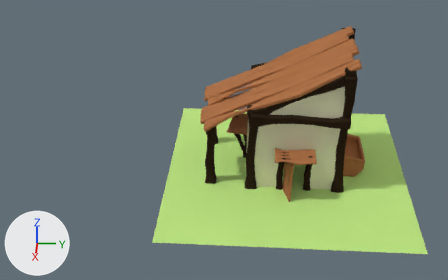
The Blender file Assets/Art Assets/Hung's Blender Projects no touchy/House2Import.blend, before and after one commit.
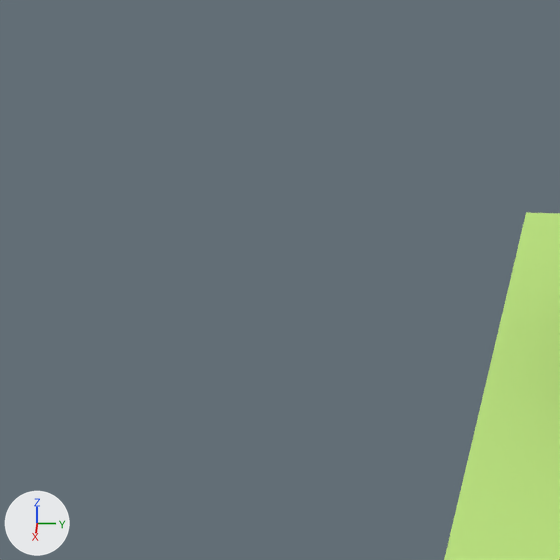
Old and new are each drawn whole from a 50 mm camera at (43.35, 6.18, 27.0) aimed at (1.94, 3.59, 0.47) and again close up on the part from 0% to 44% of the width and 12% to 82% of the height. Lighting does not change. The marker at lower left points along +X, +Y and +Z.

The scene before the commit, as lines of its bpy script (objects in view):
```python
me_plane = bpy.data.meshes.new('Plane')
me_plane.from_pydata([(-1.0, -1.0, 0.0), (1.0, -1.0, 0.0), (-1.0, 1.0, 0.0), (1.0, 1.0, 0.0)], [], [(0, 1, 3, 2)])
me_plane.materials.append(mat_floor)  # green #bfe781
ob_plane = bpy.data.objects.new('Plane', me_plane)
ob_plane.location = (0.94, 8.64, -2.83)
ob_plane.scale = (9.61, 9.61, 9.61)
```
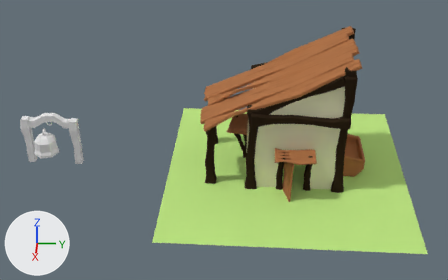
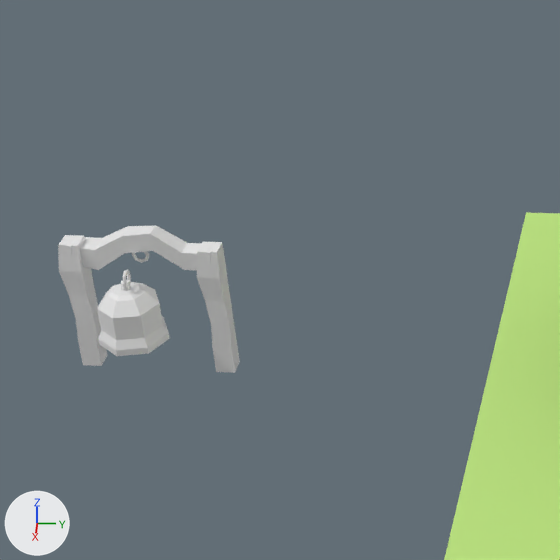
What differs and where, as boxes [x1, y1, x2, y2] in the close-ups (560 x 560 px):
'Cylinder', added: after [97, 280, 170, 356]
'Cube.001', added: after [197, 242, 240, 373]
'Cube', added: after [58, 235, 107, 366]
'Cube.002', added: after [80, 225, 202, 270]
'Torus.001', added: after [122, 270, 131, 287]
'Torus', added: after [132, 251, 149, 263]

The change, as a diff of the scene's bpy script:
```diff
--- a/Assets/Art Assets/Hung's Blender Projects no touchy/House2Import.blend.py
+++ b/Assets/Art Assets/Hung's Blender Projects no touchy/House2Import.blend.py
@@ me_torus_001 @@
+me_torus_001.from_pydata(...)  # 48 vertices, 48 faces; spans x -1.25..1.25, y -1.25..1.25, z -0.22..0.22
@@ me_cube_044 @@
+me_cube_044.from_pydata(...)  # 29 vertices, 27 faces; spans x -0.34..0.34, y -6.37..-5.1, z -0.28..3.84
@@ me_cube_043 @@
+me_cube_043.from_pydata(...)  # 29 vertices, 27 faces; spans x -0.34..0.34, y -6.37..-5.62, z -0.28..3.84
@@ me_cylinder @@
+me_cylinder.from_pydata(...)  # 70 vertices, 65 faces; spans x -0.97..0.97, y -0.9..1.0, z -1.0..0.86
@@ ob_torus_001 @@
+ob_torus_001 = bpy.data.objects.new('Torus.001', me_torus_001)
+ob_torus_001.location = (2.12, -10.77, 0.84)
+ob_torus_001.rotation_euler = (0.0, -1.543, -1.526)  # degrees (0, -88, -87)
+ob_torus_001.scale = (0.208, 0.208, 0.208)
@@ ob_torus @@
+ob_torus = bpy.data.objects.new('Torus', me_torus_001.copy())
+ob_torus.location = (0.82, -10.77, 0.84)
+ob_torus.rotation_euler = (0.0, -1.543, -0.0499)  # degrees (0, -88, -2.9)
+ob_torus.scale = (0.212, 0.212, 0.212)
@@ ob_cube_002 @@
+ob_cube_002 = bpy.data.objects.new('Cube.002', me_cube_044)
+ob_cube_002.location = (0.8, -8.82, 6.77)
+ob_cube_002.rotation_euler = (1.551, 0.00958, -0.00108)  # degrees (89, 0.5, -0.1)
+ob_cube_002.scale = (1.0, 1.0, 1.0)
@@ ob_cube_001 @@
+ob_cube_001 = bpy.data.objects.new('Cube.001', me_cube_043)
+ob_cube_001.location = (0.89, -2.73, -2.62)
@@ ob_cube @@
+ob_cube = bpy.data.objects.new('Cube', me_cube_043.copy())
+ob_cube.location = (0.87, -6.73, -2.57)
@@ ob_cylinder @@
+ob_cylinder = bpy.data.objects.new('Cylinder', me_cylinder)
+ob_cylinder.location = (2.09, -10.85, -0.15)
```
